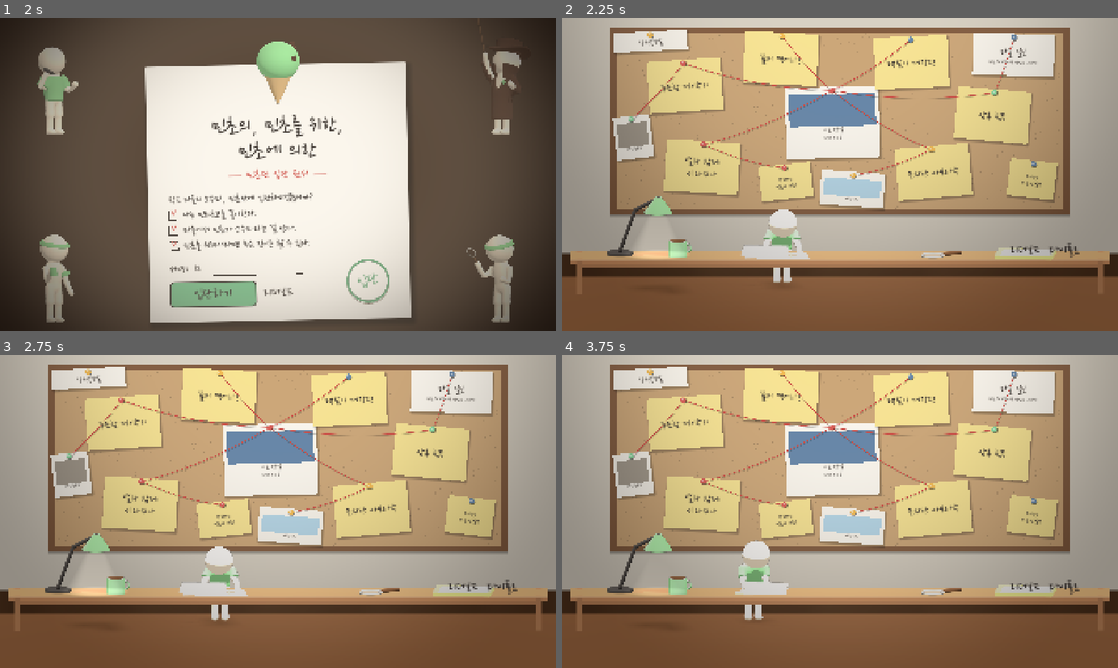
Above: before the commit, frames 1-4 (two rows, left to right).
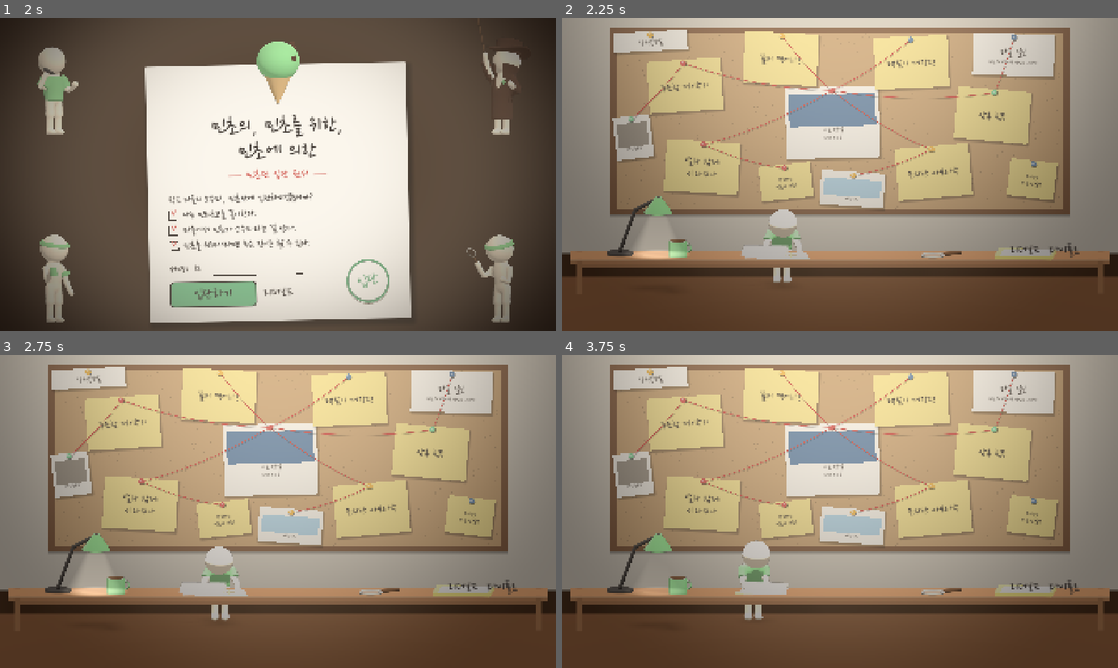
Above: after the commit, the same moments.

Repository: hahaha13791/mincho-game
Game: Godot game, scene res://main/title.tscn
The game is run twice, just before and just after one commit, with the same random seed, the same clock (stepped at 60 frames per second) and the same inputs.
Inputs (mouse positions are in pixels of both pictures, inside the frame that each line leads up to):
- Up to frame 1 (2 s): click (250, 268) at 0.52 s; type "12" at 0.6 s; click "입단하기" at 1.25 s
- Up to frame 2 (2.25 s): click "리더보드" at 2 s
- Up to frame 3 (2.75 s): no input
- Up to frame 4 (3.75 s): click "리더보드" at 2.75 s; click "돌아가기" at 3.5 s

Frame 1 is identical in both runs. In frame 2, 42% of the frame differs, in the area x 0-100%, y 0-100%; in frame 3, 42%; in frame 4, 43%.

Commit message:
feat(main): 작전본부실 밝기를 책상 대신 보드 비추는 천장 조명으로 조정
Co-Authored-By: Claude Opus 5.5 <noreply@anthropic.com>

Diff:
--- a/main/hub.gd
+++ b/main/hub.gd
@@ -217,8 +217,8 @@
 	mat.shader = LIGHT_SHADER
 	mat.set_shader_parameter("dark", PALETTE.hideout_dark)
 	mat.set_shader_parameter("warm", PALETTE.lamp_light)
-	mat.set_shader_parameter("max_dark", 0.35) # 기본 0.75는 보드 가장자리가 너무 어둡다
-	mat.set_shader_parameter("warm_alpha", 0.06) # 빛 안쪽도 덜 덮어 더 밝게
+	mat.set_shader_parameter("max_dark", 0.5) # 기본 0.75는 보드 가장자리가 너무 어둡다
+	mat.set_shader_parameter("warm_alpha", 0.3) # 천장 조명 빛(밝은 색)을 보드에 더 진하게 얹어 환하게
 	mat.set_shader_parameter("ceiling_radius", Vector2(1250, 1600))
 	var lamp: PackedVector2Array = desk.lamp_screen_pos()
 	mat.set_shader_parameter("lamp_shade", lamp[0])
--- a/main/hub/desk.gd
+++ b/main/hub/desk.gd
@@ -50,7 +50,7 @@
 	var sun: DirectionalLight3D = DirectionalLight3D.new() # 위에서 비추는 따뜻한 백색 조명
 	sun.rotation_degrees = Vector3(-78, 12, 0)
 	sun.light_color = PALETTE.lamp_light
-	sun.light_energy = 1.4
+	sun.light_energy = 1.15
 	sun.shadow_enabled = true
 	sun.shadow_opacity = 0.45
 	add_child(sun)
@@ -58,7 +58,7 @@
 	env.background_mode = Environment.BG_CLEAR_COLOR
 	env.ambient_light_source = Environment.AMBIENT_SOURCE_COLOR
 	env.ambient_light_color = PALETTE.lamp_light
-	env.ambient_light_energy = 0.75
+	env.ambient_light_energy = 0.55
 	var we: WorldEnvironment = WorldEnvironment.new()
 	we.environment = env
 	add_child(we)
